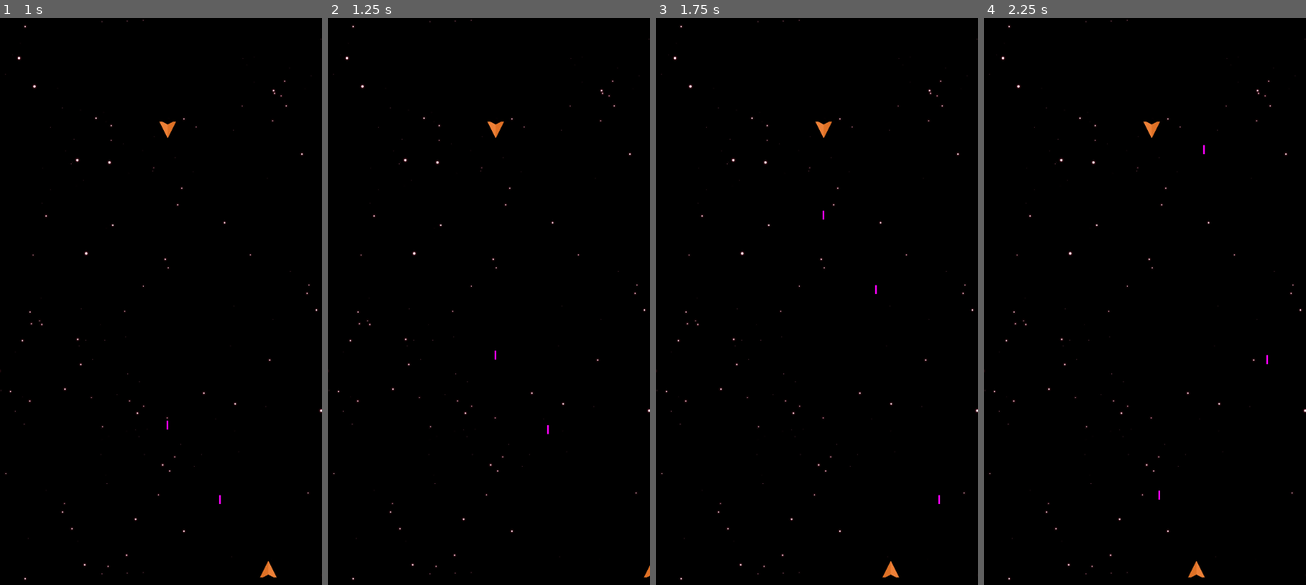
Above: before the commit, frames 1-4 (left to right).
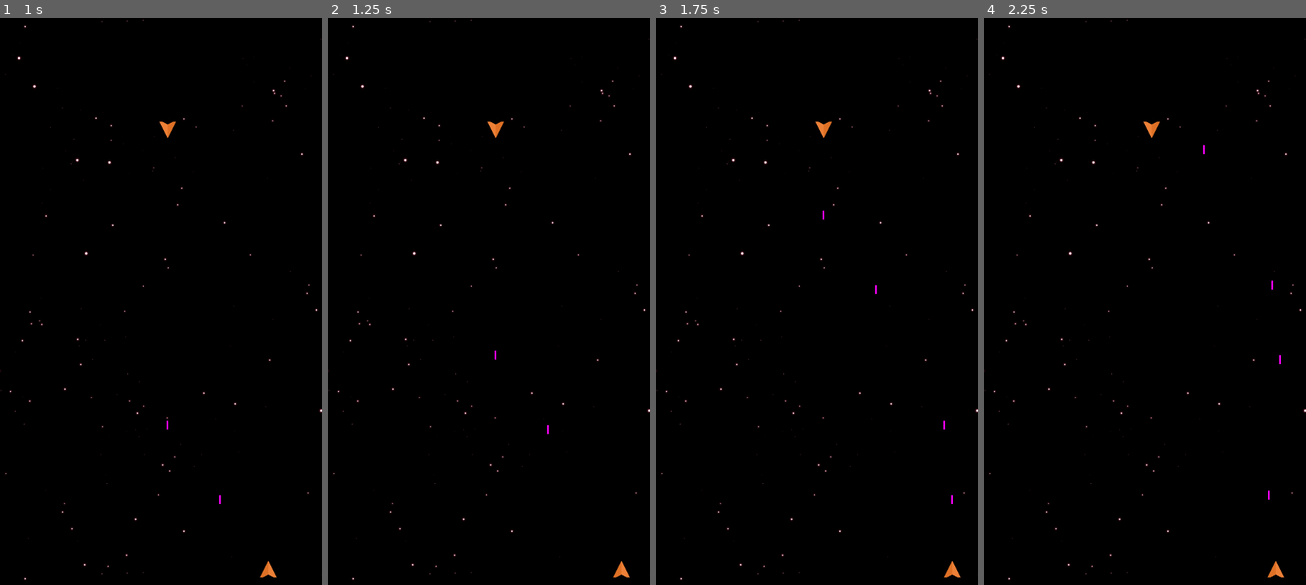
Above: after the commit, the same moments.

Repository: alpanka/SpaceShooter
Game: Godot game, scene res://scenes/main.tscn
Same seed, same stepped clock (60 frames per second), same inputs: the game is played once before the commit and once after it.
Inputs:
- Up to frame 1 (1 s): tap Enter (ui_accept) at 0.5, 0.77 s; hold Right (ui_right) from 0.53 s (still down)
- Up to frame 2 (1.25 s): keep holding Right (ui_right)
- Up to frame 3 (1.75 s): tap Enter (ui_accept) at 1.25, 1.52 s; release Right (ui_right) at 1.28 s; hold Left (ui_left) from 1.28 s (still down)
- Up to frame 4 (2.25 s): tap Enter (ui_accept) at 2 s; release Left (ui_left) at 2.03 s; hold Right (ui_right) from 2.03 s (still down)

Frame 1 is identical in both runs. In frame 2, 0.1% of the frame differs, in the area x 88-100%, y 95-99%; in frame 3, 0.2%; in frame 4, 0.2%, in the area x 54-94%, y 46-99%.

Commit message:
Bounce player back into screen
Adjustments on player movement.
Make player bounce back to screen if attempt to leave the screen.

Diff:
--- a/modules/components_player/player_movement_component.gd
+++ b/modules/components_player/player_movement_component.gd
@@ -1,14 +1,20 @@
 class_name PlayerMovementController
 extends Node
+
+
+var actor: Player
 
 var speed_init: float = 400.0
 var speed_max: float = 800.0
 var speed_current: float = speed_init
 var acceleration: float = 20.0
 
+var limit_x_right: int
+var limit_x_left: int
+var in_screen: bool # BUG Not sure if we need this
+var can_move: bool
+
 var direction: Vector2
-
-var actor: Player
 
 
 func _ready() -> void:
@@ -16,7 +22,7 @@
 
 
 func _process(delta: float) -> void:
-	_player_movment()
+	_player_movement()
 
 
 func _initialize_controller() -> void:
@@ -26,15 +32,56 @@
 
 	if actor == null: push_error("Unable to get player node!")
 
+	# Get the size of active viewport.
+	# As aspect is "keep", this means that it'll be a fixed width.
+	limit_x_right = int(get_viewport().get_visible_rect().size.x)
+	limit_x_left = 10
 
-func _player_movment() -> void:
-	actor.velocity = speed_current * direction
-	actor.move_and_slide()
+	in_screen = true
+	can_move = true
 
 
+func _player_movement() -> void:
+	if can_move:
+		actor.velocity = speed_current * direction
+		actor.move_and_slide()
+	if _check_player_pos_limit() != Vector2.ZERO:
+		can_move = false
+		in_screen = false
+		_bounce_back_to_limit()
 
 
+## Check if player is trying to leave the screen
+func _check_player_pos_limit() -> Vector2:
+	## Player pushed through left
+	if actor.global_position.x <= limit_x_left:
+		return Vector2.RIGHT
+	## Player pushed through right
+	if actor.global_position.x >= limit_x_right:
+		return Vector2.LEFT
+	else:
+		return Vector2.ZERO
 
+
+## Push player ship back to mid-screen.
+func _bounce_back_to_limit():
+	if can_move and in_screen:
+		return
+
+	var target_dir: Vector2 = _check_player_pos_limit()
+	var bounce_distance: float = 50 * target_dir.x
+	var current_pos: Vector2 = actor.global_position
+	var target_pos: Vector2 = current_pos + Vector2(bounce_distance, 0)
+
+	var tween: Tween = create_tween()
+	tween.tween_property(actor, "global_position", target_pos, 0.2).\
+	set_ease(Tween.EASE_OUT).set_trans(Tween.TRANS_ELASTIC)
+	await tween.finished
+
+	in_screen = true
+	await get_tree().create_timer(0.5).timeout
+	can_move = true
+	# TODO Add a shake anim until you can move?
 
 
 ## Smooth out movement and include acceleration
--- a/project.godot
+++ b/project.godot
@@ -13,12 +13,15 @@
 config/name="Space Shooter"
 run/main_scene="res://scenes/main.tscn"
 config/features=PackedStringArray("4.3", "Forward Plus")
-config/icon="res://icon.svg"
 
 [autoload]
 
 Names="*res://globals/names.gd"
 Stats="*res://globals/stats.gd"
+
+[debug]
+
+gdscript/warnings/unused_parameter=0
 
 [display]
 
--- a/scenes/player/player_ship.tscn
+++ b/scenes/player/player_ship.tscn
@@ -11,6 +11,16 @@
 [node name="PlayerShip" type="CharacterBody2D"]
 collision_mask = 528
 script = ExtResource("1_u3g5p")
+
+[node name="Modules" type="Node2D" parent="."]
+
+[node name="PlayerInputController" type="Node" parent="Modules" node_paths=PackedStringArray("movement_controller", "actor")]
+script = ExtResource("3_f0ojm")
+movement_controller = NodePath("../PlayerMovementComponent")
+actor = NodePath("../..")
+
+[node name="PlayerMovementComponent" type="Node" parent="Modules"]
+script = ExtResource("3_eho44")
 
 [node name="Nozzle" type="Node2D" parent="."]
 position = Vector2(0, -1)
@@ -31,13 +41,3 @@
 [node name="Sprite2D" type="Sprite2D" parent="."]
 position = Vector2(0, -16)
 texture = ExtResource("1_apcl5")
-
-[node name="Modules" type="Node2D" parent="."]
-
-[node name="PlayerInputController" type="Node" parent="Modules" node_paths=PackedStringArray("movement_controller", "actor")]
-script = ExtResource("3_f0ojm")
-movement_controller = NodePath("../PlayerMovementComponent")
-actor = NodePath("../..")
-
-[node name="PlayerMovementComponent" type="Node" parent="Modules"]
-script = ExtResource("3_eho44")
